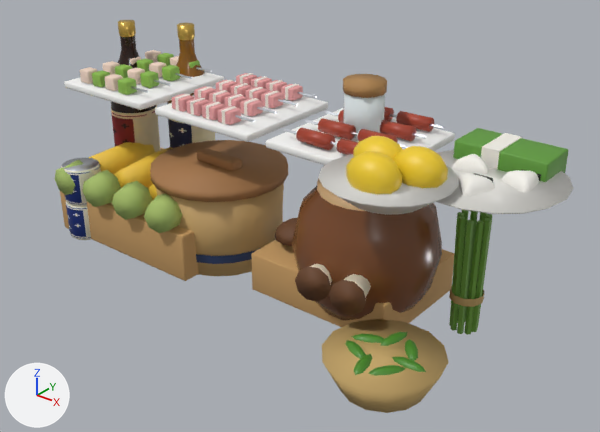
A saved change to the glTF model public/models/cubbystock.glb.
Both versions are drawn from a 50 mm camera at (0.934, -0.859, 0.825) aimed at (0.074, 0.216, 0.158). Arrows for +X, +Y and +Z are at lower left; the lights stay in place. The older version comes first. Where no turn or scale is listed for an object, it has been applied to the vertices.

Objects in the first picture: 'StockCornCrate', 'StockLemonDish', 'StockMisoLid', 'StockMisoTub', 'StockMushroomBox', 'StockOnigiriPlate', 'StockPickleJar', 'StockShishitoBasket', 'StockSkewerTray0', 'StockSkewerTray1', 'StockSkewerTray2', 'StockWasabiBox' and 110 more.
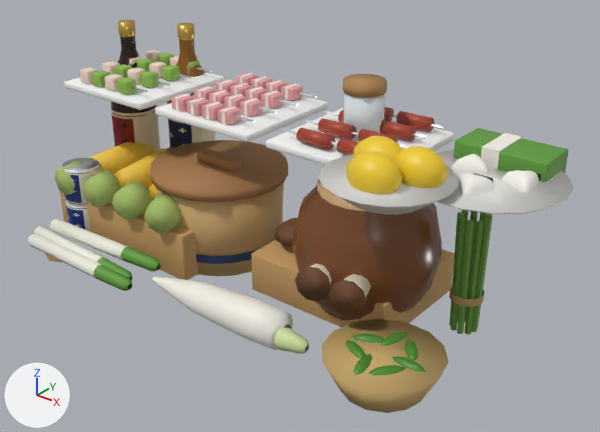
Location of each change, [x1, y1, x2, y2] in pixels of the pictures (600 x 432 px):
'StockDaikonRoot', added: after [152, 277, 293, 350]
'StockLeek2', added: after [50, 219, 161, 271]
    faces in mat_stockleekwhite (white #f1f0e2): [50, 219, 129, 260]
    faces in mat_stockleekgreen (green #5f9a3a): [121, 247, 161, 271]
'StockLeek1', added: after [28, 234, 132, 291]
    faces in mat_stockleekwhite (white #f1f0e2): [28, 234, 102, 278]
    faces in mat_stockleekgreen (green #5f9a3a): [93, 265, 132, 291]
'StockLeek0', added: after [34, 226, 132, 281]
    faces in mat_stockleekwhite (white #f1f0e2): [34, 226, 105, 262]
    faces in mat_stockleekgreen (green #5f9a3a): [97, 258, 132, 281]
'StockDaikonTop', added (green): after [274, 327, 309, 354]
'StockLeekTie', added: after [46, 253, 61, 262]

Patch to the scene script:
```diff
--- a/public/models/cubbystock.glb.py
+++ b/public/models/cubbystock.glb.py
@@ mat_stockleekwhite @@
+mat_stockleekwhite = principled_material('StockLeekWhite')
+mat_stockleekwhite.base_color = (0.88, 0.871, 0.761)  # white #f1f0e2
@@ mat_stockleekgreen @@
+mat_stockleekgreen = principled_material('StockLeekGreen')
+mat_stockleekgreen.base_color = (0.114, 0.323, 0.0423)  # green #5f9a3a
+mat_stockleekgreen.roughness = 0.6
@@ mat_stockdaikontop @@
+mat_stockdaikontop = principled_material('StockDaikonTop')
+mat_stockdaikontop.base_color = (0.624, 0.745, 0.352)  # green #cfe0a0
@@ mat_stockdaikon @@
+mat_stockdaikon = principled_material('StockDaikon')
+mat_stockdaikon.base_color = (0.905, 0.88, 0.791)  # white #f4f1e6
+mat_stockdaikon.roughness = 0.45
@@ me_stockleektie @@
+me_stockleektie.from_pydata(...)  # 16 vertices, 16 faces; spans x -0.033..0.033, y -0.033..0.033, z 0.0..0.014
+me_stockleektie.materials.append(mat_stocktwine)  # orange #b89a62
@@ me_stockleek2 @@
+me_stockleek2.from_pydata(...)  # 40 vertices, 64 faces; spans x 0.0..0.31, y -0.014..0.025, z -0.015..0.015
+# faces by material slot: [32, 32]
+me_stockleek2.materials.append(mat_stockleekwhite)  # white #f1f0e2
+me_stockleek2.materials.append(mat_stockleekgreen)  # green #5f9a3a
@@ me_stockleek1 @@
+me_stockleek1.from_pydata(...)  # 40 vertices, 64 faces; spans x 0.0..0.31, y -0.015..0.015, z -0.015..0.015
+# faces by material slot: [32, 32]
+me_stockleek1.materials.append(mat_stockleekwhite)  # white #f1f0e2
+me_stockleek1.materials.append(mat_stockleekgreen)  # green #5f9a3a
@@ me_stockleek0 @@
+me_stockleek0.from_pydata(...)  # 40 vertices, 64 faces; spans x 0.0..0.31, y -0.025..0.014, z -0.015..0.015
+# faces by material slot: [32, 32]
+me_stockleek0.materials.append(mat_stockleekwhite)  # white #f1f0e2
+me_stockleek0.materials.append(mat_stockleekgreen)  # green #5f9a3a
@@ me_stockdaikontop @@
+me_stockdaikontop.from_pydata(...)  # 32 vertices, 48 faces; spans x -0.0009..0.0552, y -0.0195..0.0205, z -0.02..0.02
+me_stockdaikontop.materials.append(mat_stockdaikontop)  # green #cfe0a0
@@ me_stockdaikonroot @@
+me_stockdaikonroot.from_pydata(...)  # 72 vertices, 120 faces; spans x 0.0..0.31, y -0.024..0.049, z -0.036..0.036
+me_stockdaikonroot.materials.append(mat_stockdaikon)  # white #f4f1e6
@@ ob_stockleektie @@
+ob_stockleektie = bpy.data.objects.new('StockLeekTie', me_stockleektie)
+ob_stockleektie.location = (-0.4, 0.02, 0.0)
@@ ob_stockleek2 @@
+ob_stockleek2 = bpy.data.objects.new('StockLeek2', me_stockleek2)
+ob_stockleek2.location = (-0.46, 0.05, 0.04)
@@ ob_stockleek1 @@
+ob_stockleek1 = bpy.data.objects.new('StockLeek1', me_stockleek1)
+ob_stockleek1.location = (-0.48, 0.005, 0.016)
@@ ob_stockleek0 @@
+ob_stockleek0 = bpy.data.objects.new('StockLeek0', me_stockleek0)
+ob_stockleek0.location = (-0.5, 0.035, 0.016)
@@ ob_stockdaikontop @@
+ob_stockdaikontop = bpy.data.objects.new('StockDaikonTop', me_stockdaikontop)
+ob_stockdaikontop.location = (0.18, 0.03, 0.036)
@@ ob_stockdaikonroot @@
+ob_stockdaikonroot = bpy.data.objects.new('StockDaikonRoot', me_stockdaikonroot)
+ob_stockdaikonroot.location = (-0.13, 0.03, 0.036)
```
